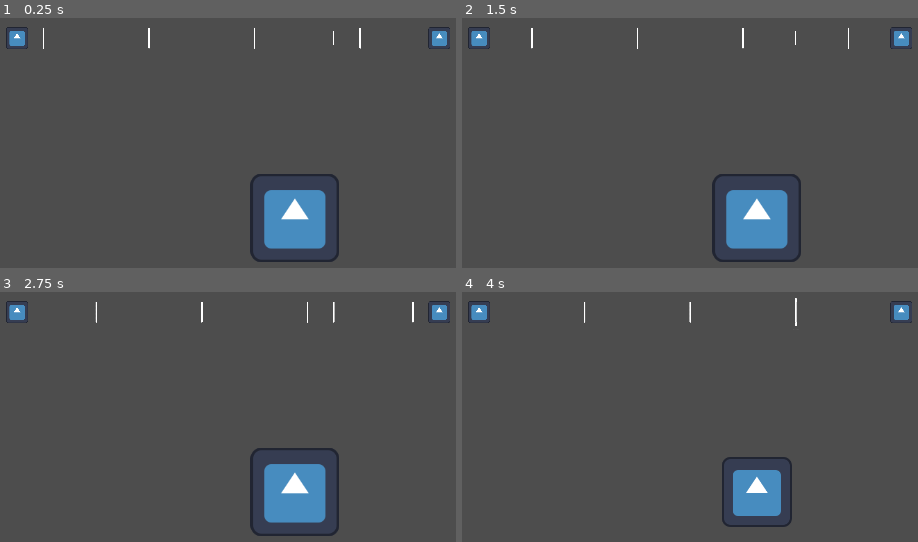
Above: before the commit, frames 1-4 (two rows, left to right).
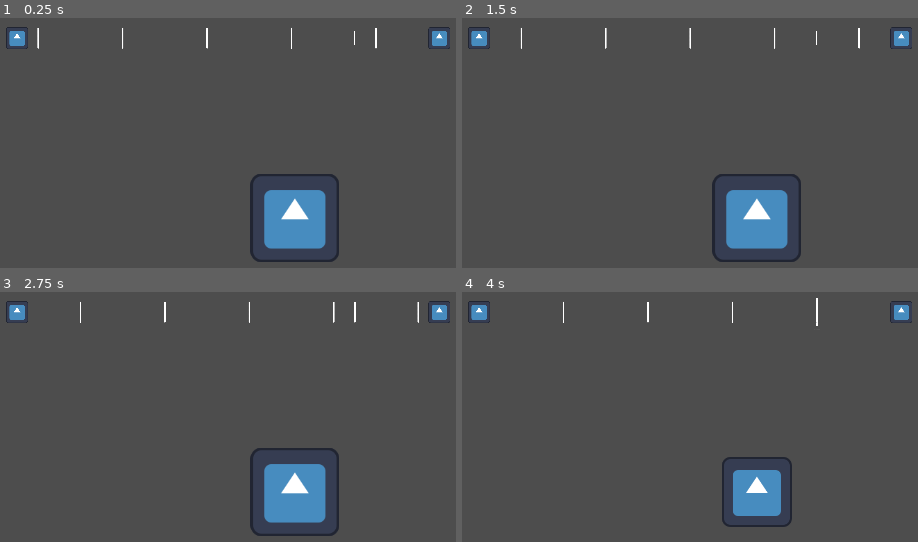
Above: after the commit, the same moments.

Repository: freesstylers/GiftJam2324
Game: Godot game, scene res://Scenes/Testing/Testing.tscn
Same seed, same stepped clock (60 frames per second), same inputs: the game is played once before the commit and once after it. The project has no main scene, so this scene is started directly. The engine's default icon, where the game draws it, is replaced by a stand-in: a white triangle on a blue panel in a dark square.
Inputs:
- Up to frame 1 (0.25 s): no input
- Up to frame 2 (1.5 s): no input
- Up to frame 3 (2.75 s): no input
- Up to frame 4 (4 s): no input

The runs differ from the first frame. In frame 1, 0.3% of the frame differs, in the area x 8-83%, y 4-13%; in frame 2, 0.3%; in frame 3, 0.3%; in frame 4, 0.2%.

Commit message:
Añadidos a al comportamiento de las notas

Diff:
--- a/Scenes/Testing/NoteRails.tscn
+++ b/Scenes/Testing/NoteRails.tscn
@@ -15,23 +15,23 @@
 [node name="NoteRails" type="Node2D"]
 position = Vector2(160, 88)
 
-[node name="KeysPath" type="Path2D" parent="." node_paths=PackedStringArray("Beginning", "End")]
+[node name="NoteRails" type="Path2D" parent="." node_paths=PackedStringArray("Beginning", "End")]
 curve = SubResource("Curve2D_e7awq")
 script = ExtResource("1_s5kyb")
-NumBeats = 4.0
 verticalLine = ExtResource("2_o0lgw")
 keyNote = ExtResource("3_tgg0u")
 Beginning = NodePath("../Beginning")
 End = NodePath("../End")
 
-[node name="NoteHitter" parent="KeysPath" instance=ExtResource("2_osjnh")]
-position = Vector2(486.403, 0)
-
-[node name="Beginning" type="Sprite2D" parent="."]
-scale = Vector2(0.25, 0.25)
-texture = ExtResource("3_ufm0l")
+[node name="NoteHitter" parent="NoteRails" instance=ExtResource("2_osjnh")]
+position = Vector2(404.321, 0)
+progress = 404.32
 
 [node name="End" type="Sprite2D" parent="."]
 position = Vector2(608, 0)
 scale = Vector2(0.25, 0.25)
 texture = ExtResource("3_ufm0l")
+
+[node name="Beginning" type="Sprite2D" parent="."]
+scale = Vector2(0.25, 0.25)
+texture = ExtResource("3_ufm0l")
--- a/Scripts/GiftJamGlobals.gd
+++ b/Scripts/GiftJamGlobals.gd
@@ -1,9 +1,11 @@
 extends Node
 
+enum NoteType { UP, DOWN, RIGHT, LEFT }
+enum NoteHitStatus { NONE, MISS, OK, GREAT, PERFECT}
 var GIFJAM_BPM : int = 60
 var GIFJAM_BPM_IN_SECONDS = 60.0 / 60.0
 
 signal BPM_Notification()
 signal Fight_Start()
 
-enum NoteHitStatus { NONE, MISS, OK, GREAT, PERFECT}
+signal Note_Hit_Result(result : NoteHitStatus)
--- a/Scripts/Testing/Note.gd
+++ b/Scripts/Testing/Note.gd
@@ -1,5 +1,4 @@
 extends PathFollow2D
-
 class_name Note
 
 @export var MissEffect : PackedScene = null
@@ -9,25 +8,38 @@
 
 var noteSprite : Sprite2D = null
 var myTween:Tween = null
-var hitDone : bool = false
+var noteWasHit : bool = false
 
 # Called when the node enters the scene tree for the first time.
 func _ready():
 	noteSprite = $Sprite2D
 
-func NoteHit(successfully:bool):
-	if hitDone:
+func GetNoteWasHit():
+	return noteWasHit
+
+func NoteHit(hitStatus : GiftJamGlobals.NoteHitStatus):
+	if noteWasHit:
 		return
+	var noteHitColor : Color = Color.WHITE
+	var hitEffectSpawned = null
+	match hitStatus:
+		GiftJamGlobals.NoteHitStatus.OK:
+			noteHitColor = Color.ORANGE
+			hitEffectSpawned = OkEffect.instantiate()
+		GiftJamGlobals.NoteHitStatus.GREAT:
+			noteHitColor = Color.YELLOW
+			hitEffectSpawned = GreatEffect.instantiate()
+		GiftJamGlobals.NoteHitStatus.PERFECT:
+			noteHitColor = Color.GREEN
+			hitEffectSpawned = PerfectEffect.instantiate()
+		GiftJamGlobals.NoteHitStatus.MISS:
+			noteHitColor = Color.RED
+			hitEffectSpawned = MissEffect.instantiate()
 
-	if successfully:
-		noteSprite.modulate = Color(0,1,0);
-		var effectInstance = PerfectEffect.instantiate()
-		effectInstance.global_position = global_position
-		GiftJamGlobals.add_child(effectInstance)
-	else:
-		noteSprite.modulate = Color(1,0,0);
-	#Spawn something??? Visual effect???
-	hitDone = true
+	noteSprite.modulate = noteHitColor
+	hitEffectSpawned.global_position = global_position
+	GiftJamGlobals.add_child(hitEffectSpawned)
+	noteWasHit = true
 
 func FadeAway(fadeDuration : float):
 	if myTween and myTween.is_running():
--- a/Scripts/Testing/NoteHitter.gd
+++ b/Scripts/Testing/NoteHitter.gd
@@ -3,6 +3,7 @@
 
 var placeToHitTween : Tween = null
 var notes_available = []
+var myKeyType : GiftJamGlobals
 
 func _ready():
 	AnimatePlaceToHit()
@@ -35,4 +36,7 @@
 
 func note_exit_ok_area(note):
 	if note.is_in_group("note"):
+		var noteExited = note as Note
+		if noteExited.GetNoteWasHit():
+			noteExited.NoteMissed()
 		print("OK EXIT")
--- a/Scripts/Testing/NoteRails.gd
+++ b/Scripts/Testing/NoteRails.gd
@@ -1,4 +1,5 @@
 extends Path2D
+class_name NoteRails
 
 @export var NumBeats : float = 5
 @export var verticalLine : PackedScene = null
@@ -17,8 +18,10 @@
 
 func _ready():
 	placeToHit = $NoteHitter
-	placeToHit.progress_ratio = (NumBeats-1)  / NumBeats
+	placeToHit.progress_ratio = (NumBeats-1) / NumBeats
+
 	bpm_movement = (GiftJamGlobals.GIFJAM_BPM / 60.0) / NumBeats
+	#Place the vertical bars over the path2d so that they represent the beats
 	for i in range(NumBeats):
 		var newLine = verticalLine.instantiate() as PathFollow2D
 		var pathFollow = (newLine as PathFollow2D)
@@ -29,20 +32,26 @@
 	AddKeyNote()
 
 func _process(delta):
+	MoveBPMLines(delta)
+	MoveNotesInRail(delta)
+
+func MoveBPMLines(delta):
 	for i in range(bpm_lines.size()):
 		var current_element : PathFollow2D = bpm_lines[i]
 		current_element.progress_ratio += (bpm_movement * delta)
+
+func MoveNotesInRail(delta):
 	for i in range(notes_in_rails.size()):
 		var current_element : Note = notes_in_rails[notes_in_rails.size()-i-1]
 		var deltaMovement = (bpm_movement * delta)
+		#If the note passed the note hitter, start to fade it away
 		if current_element.progress_ratio >= (NumBeats-1)  / NumBeats:
 			current_element.FadeAway(NotesFadeAwayLength)
-			#current_element.NoteHit(true)
+		#If the note reached the end of the path 2D remove it from the rail
 		if current_element.progress_ratio + deltaMovement > 1.0:
 			current_element.progress_ratio = 1.0
-			var deltaPos = (End.global_position-Beginning.global_position).normalized() * 100
-			print(current_element.progress_ratio)
 			notes_in_rails.remove_at(i)
+		#Move the note a little bit
 		else:
 			current_element.progress_ratio += deltaMovement
 
